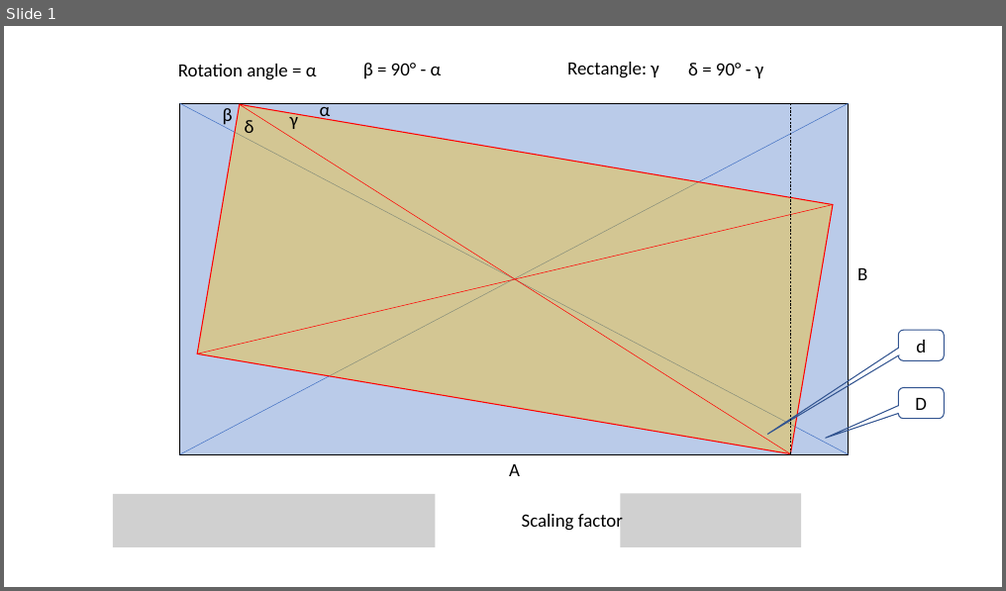
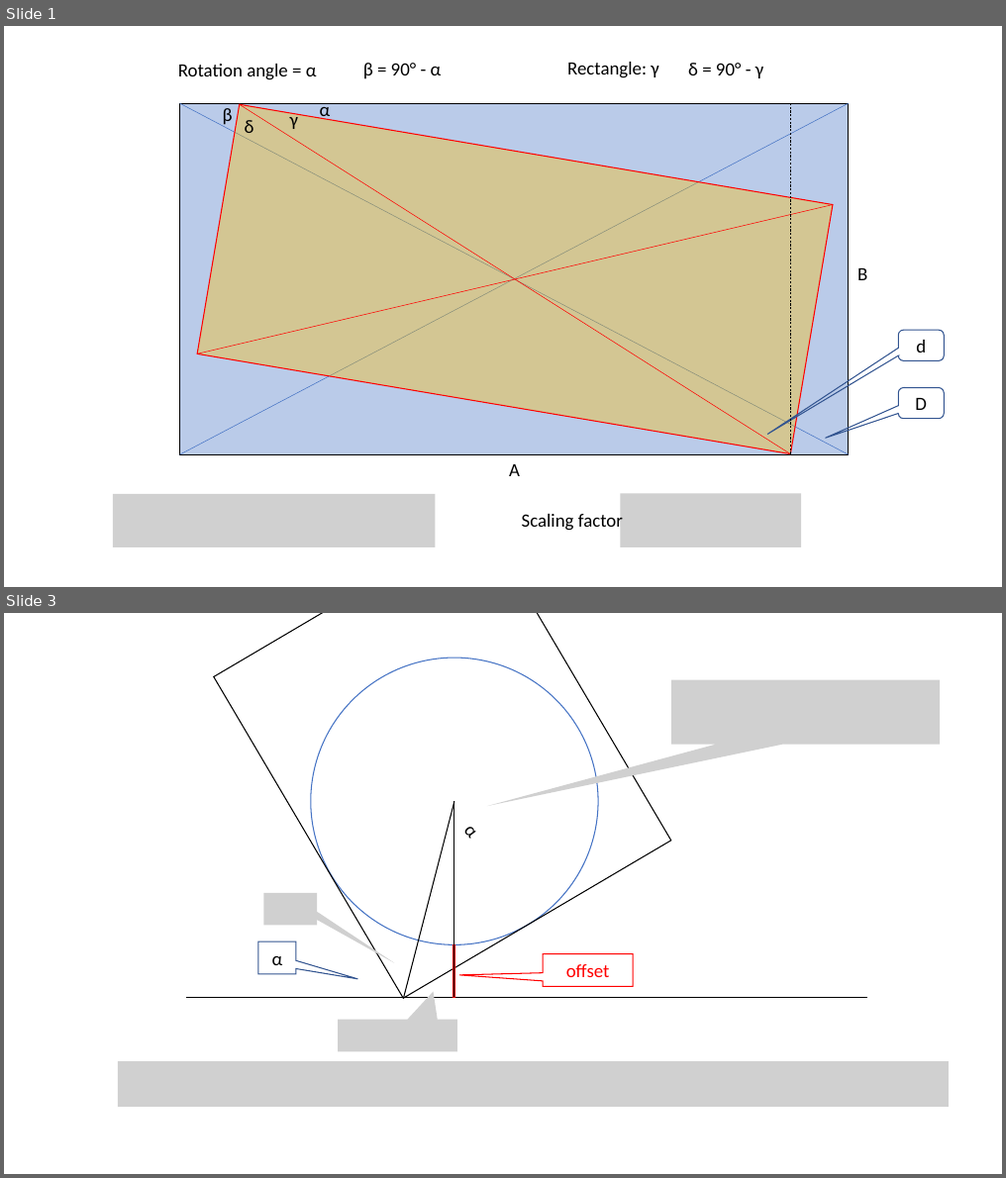
Before and after one commit to joachimneumann/bullshitdetector, a slide deck: rectangleRotation.pptx. Shown one above the other, each under a label of ours: slide 1 before the commit, slides 1 and 3 after it; the slides between them are not shown. The pictures are 1006x591 and 1006x1178 pixels, drawn with LibreOffice and Linux fonts; fonts in the diff are those of the drawing; grey boxes stand for pictures. Boxes give left, top, right and bottom in pixels: in the first picture for what was removed or moved away, otherwise in the second. Text is boxed around its words. In the diff, an @@ line names an element or a change of style, - is before the commit and + after.

```diff
--- a/rectangleRotation.pptx
+++ b/rectangleRotation.pptx
@@ slide 3 added at box(4, 613, 1002, 1174), background #FFFFFF @@
@@ picture added at box(672, 679, 940, 744) @@
@@ line added from (454, 801) to (454, 997), #000000 1 pt @@
@@ group added at box(214, 613, 671, 1005): 1 ellipse, 1 rectangle, 1 line, 1 text @@
+α
@@ picture added at box(263, 893, 317, 925) @@
@@ speech box added at box(258, 942, 296, 973), outline #325491 1 pt, 18 pt, text #000000 @@
+α
@@ line added from (453, 945) to (453, 998), #FF0000 3 pt @@
@@ speech box added at box(543, 955, 633, 986), outline #FF0000 1 pt, 18 pt, text #FF0000 @@
+offset
@@ line added from (187, 998) to (867, 998), #000000 1 pt @@
@@ picture added at box(338, 1020, 457, 1052) @@
@@ picture added at box(118, 1061, 948, 1107) @@
```
Also in this commit, not shown: 1 other slide added, 1 other file.
